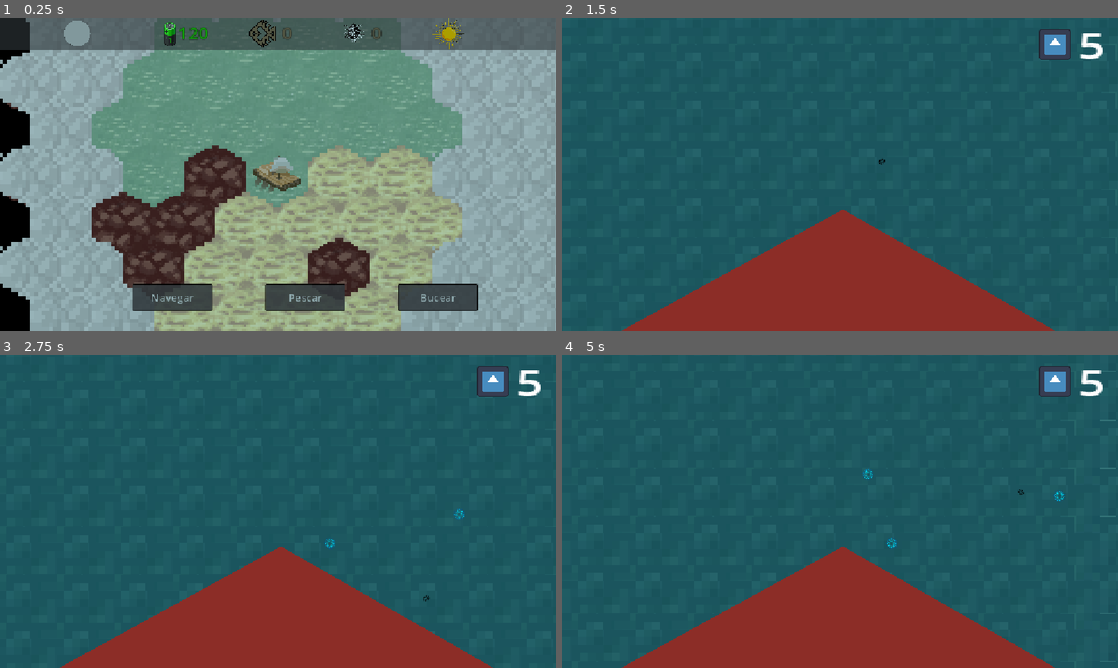
Above: before the commit, frames 1-4 (two rows, left to right).
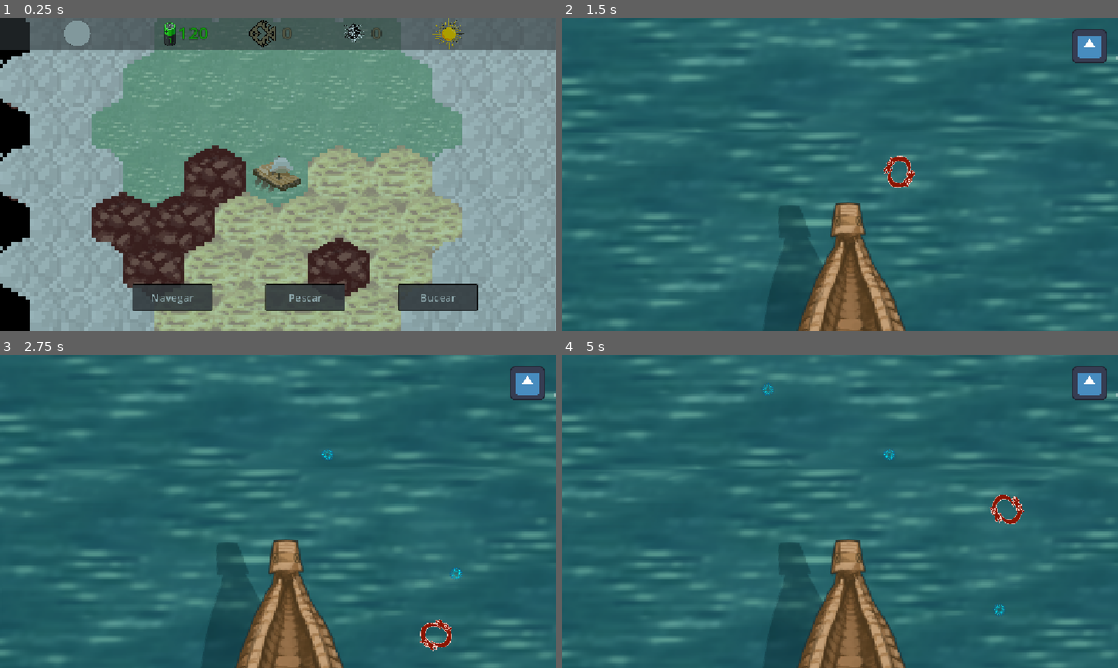
Above: after the commit, the same moments.

Repository: dabantoibarguen/Mullu-PGJ2026
Game: Godot game, scene res://navegacion/navegacion.tscn
Two runs of this game, one before a commit and one after it. Both use one fixed random seed, a clock stepped at 60 frames per second and the inputs below. The engine's default icon, where the game draws it, is replaced by a stand-in: a white triangle on a blue panel in a dark square.
Inputs (mouse positions are in pixels of both pictures, inside the frame that each line leads up to):
- Up to frame 1 (0.25 s): no input
- Up to frame 2 (1.5 s): click "Pescar" at 0.5 s; tap Enter at 1.25 s; move the mouse to (962, 158) at 1.27 s; hold Right (ui_right) from 1.28 s (still down); tap P at 1.35 s
- Up to frame 3 (2.75 s): tap Space at 1.52, 1.82, 2.27, 2.3, 2.57 s; tap Q at 1.55, 2.1 s; move the mouse to (166, 527) at 2.02 s; release Right (ui_right) at 2.03 s; hold Down (ui_down) from 2.03 s (still down)
- Up to frame 4 (5 s): move the mouse to (895, 442) at 2.77 s; release Down (ui_down) at 2.78 s; hold Right (ui_right) 2.78-3.53 s; tap Space at 2.85, 3.77, 4.07, 4.52, 4.55, 4.82 s; tap P at 3.05, 3.6 s; move the mouse to (812, 574) at 3.52 s; hold Up (ui_up) 3.53-4.28 s; tap Q at 3.8, 4.35 s; move the mouse to (1006, 558) at 4.27 s; hold Left (ui_left) from 4.28 s (still down)

The runs differ from the first frame. In frame 1, 0.9% of the frame differs, in the area x 17-66%, y 10-59%; in frame 2, 28%; in frame 3, 28%; in frame 4, 29%, in the area x 0-100%, y 0-100%.
Error after the commit: Trying to return a value of type "Nil" from a function whose return type is "String". (res://navegacion/navegar.gd:174)

Commit message:
Updates visuales

Diff:
--- a/buceo/hand.gd
+++ b/buceo/hand.gd
@@ -76,7 +76,7 @@
 func end_game(victory):
 	await get_tree().create_timer(1).timeout
 	get_parent().remove_child(helper)
-	origin_scene.end_snip()
+	origin_scene.end_snip(victory)
 	# Add way to end the sub mini game with a unique node name
 
 func _physics_process(delta: float) -> void:
@@ -118,7 +118,7 @@
 			update_segment()
 		else:
 			indicator.position = Vector2.ZERO
-			indicator.scale = Vector2(0.14, 0.14)
+			indicator.scale = Vector2(0.7, 0.7)
 			integrity = 0
 			end_game(true)
 
--- a/buceo/snip_game.tscn
+++ b/buceo/snip_game.tscn
@@ -4,6 +4,7 @@
 [ext_resource type="Script" uid="uid://cvibh4betkyej" path="res://buceo/snip_snap.gd" id="1_ikwup"]
 [ext_resource type="Texture2D" uid="uid://c0wtqy5ilbj1r" path="res://buceo/assets/hand.webp" id="1_yfp2p"]
 [ext_resource type="Texture2D" uid="uid://bfhjpn5mjqlbx" path="res://buceo/assets/spondylus.png" id="3_qpcpt"]
+[ext_resource type="Texture2D" uid="uid://i5sba231ejdd" path="res://buceo/assets/spondulus princeps.png" id="5_hmh62"]
 
 [sub_resource type="StyleBoxFlat" id="StyleBoxFlat_ikwup"]
 bg_color = Color(0.6, 0.6, 0.6, 0.5647059)
@@ -57,10 +58,10 @@
 texture_filter = 1
 texture_repeat = 1
 clip_contents = true
-offset_left = 22.010866
-offset_top = -28.12416
-offset_right = 54.230865
-offset_bottom = -10.124161
+offset_left = 27.733692
+offset_top = -28.759735
+offset_right = 59.953693
+offset_bottom = -10.759735
 scale = Vector2(0.6796846, 0.4444546)
 theme_override_constants/outline_size = 2
 theme_override_styles/background = SubResource("StyleBoxFlat_ikwup")
@@ -70,9 +71,16 @@
 show_percentage = false
 metadata/_edit_use_anchors_ = true
 
-[node name="Indicator" type="Sprite2D" parent="." unique_id=2138667259]
-unique_name_in_owner = true
+[node name="OldIndicator" type="Sprite2D" parent="." unique_id=2138667259]
+visible = false
 modulate = Color(1, 0.68235296, 0, 1)
 z_index = 2
 scale = Vector2(0.0058054193, 0.008896611)
 texture = ExtResource("3_qpcpt")
+
+[node name="Indicator" type="Sprite2D" parent="." unique_id=1205760124]
+unique_name_in_owner = true
+z_index = 1
+position = Vector2(-3.815217, -0.15889287)
+scale = Vector2(0.03555569, 0.03555569)
+texture = ExtResource("5_hmh62")
--- a/buceo/spondylus.tscn
+++ b/buceo/spondylus.tscn
@@ -1,11 +1,11 @@
 [gd_scene format=3 uid="uid://ckkgyi1as6icc"]
 
 [ext_resource type="Script" uid="uid://cekpbct6btphv" path="res://buceo/spawndylus.gd" id="1_rpf8c"]
-[ext_resource type="Texture2D" uid="uid://bfhjpn5mjqlbx" path="res://buceo/assets/spondylus.png" id="2_rpf8c"]
+[ext_resource type="Texture2D" uid="uid://i5sba231ejdd" path="res://buceo/assets/spondulus princeps.png" id="2_rpf8c"]
 
 [sub_resource type="StyleBoxTexture" id="StyleBoxTexture_yu2jx"]
 texture = ExtResource("2_rpf8c")
-modulate_color = Color(1, 1, 1, 0.5882353)
+modulate_color = Color(1, 1, 1, 0.42352942)
 
 [sub_resource type="StyleBoxTexture" id="StyleBoxTexture_yoojv"]
 texture = ExtResource("2_rpf8c")
@@ -22,11 +22,11 @@
 
 [node name="Foto" type="Button" parent="." unique_id=729998961]
 light_mask = 2
-offset_left = -12.000001
-offset_top = -13.000001
-offset_right = 20.0
-offset_bottom = 19.0
-scale = Vector2(0.76530766, 0.76530766)
+offset_left = -21.0
+offset_top = -24.0
+offset_right = 11.0
+offset_bottom = 8.0
+scale = Vector2(1.3292944, 1.3292944)
 theme_override_styles/normal = SubResource("StyleBoxTexture_yu2jx")
 theme_override_styles/pressed = SubResource("StyleBoxTexture_yoojv")
 theme_override_styles/hover = SubResource("StyleBoxTexture_rpf8c")
--- a/ciudad/ciudad.tscn
+++ b/ciudad/ciudad.tscn
@@ -40,9 +40,9 @@
 scale = Vector2(28.92023, 16.395468)
 
 [node name="Templo" type="Button" parent="." unique_id=1257668782]
-offset_left = 526.0
+offset_left = 353.0
 offset_top = 50.0
-offset_right = 534.0
+offset_right = 361.0
 offset_bottom = 58.0
 scale = Vector2(25.050564, 21.263422)
 theme_override_styles/normal = SubResource("StyleBoxTexture_r20d7")
@@ -50,21 +50,21 @@
 theme_override_styles/hover = SubResource("StyleBoxTexture_gmgtk")
 
 [node name="Abuelo" type="Button" parent="." unique_id=1207870595]
-offset_left = 981.0
-offset_top = 395.0
-offset_right = 989.0
-offset_bottom = 403.0
+offset_left = 984.99994
+offset_top = 362.0
+offset_right = 992.99994
+offset_bottom = 370.0
 scale = Vector2(25.050564, 21.263422)
 theme_override_styles/normal = SubResource("StyleBoxTexture_nlynv")
 theme_override_styles/pressed = SubResource("StyleBoxTexture_1ll8c")
 theme_override_styles/hover = SubResource("StyleBoxTexture_f5k2l")
 
-[node name="Agua" type="Button" parent="." unique_id=947527740]
-offset_left = 3.0
-offset_top = 1.0
-offset_right = 11.0
-offset_bottom = 9.0
-scale = Vector2(29.068201, 81.727234)
+[node name="Tienda" type="Button" parent="." unique_id=1477450725]
+offset_left = 818.0
+offset_top = 80.0
+offset_right = 826.0
+offset_bottom = 88.0
+scale = Vector2(25.050564, 21.263422)
 theme_override_styles/normal = SubResource("StyleBoxTexture_nlynv")
 theme_override_styles/pressed = SubResource("StyleBoxTexture_1ll8c")
 theme_override_styles/hover = SubResource("StyleBoxTexture_f5k2l")
@@ -102,5 +102,5 @@
 [connection signal="pressed" from="Templo" to="." method="_on_templo_pressed"]
 [connection signal="mouse_entered" from="Abuelo" to="." method="_on_abuelo_mouse_entered"]
 [connection signal="pressed" from="Abuelo" to="." method="_on_abuelo_pressed"]
-[connection signal="mouse_entered" from="Agua" to="." method="_on_agua_mouse_entered"]
-[connection signal="pressed" from="Agua" to="." method="_on_agua_pressed"]
+[connection signal="mouse_entered" from="Tienda" to="." method="_on_abuelo_mouse_entered"]
+[connection signal="pressed" from="Tienda" to="." method="_on_abuelo_pressed"]
--- a/global.gd
+++ b/global.gd
@@ -4,7 +4,7 @@
 	# "nombre": [[profundidad(es)], [temperatura(s)], tamaño min, tamaño max,
 	#             dificultad, [hora, marea (opcional), capturado?]
 	"anchoveta": [["Mar bajo", "Mar Aeropuerto"], ["Frio"], 12, 20,
-					1, ["Mañana"], false],
+					0, ["Mañana"], false],
 
 	"tiburón toyo": [["Mar medio", "Mar Profundo"], ["Frio"], 60, 120,
 					4, ["Noche"], false], # Crear Madrugada?
@@ -12,10 +12,10 @@
 	"mantarraya": [["Mar bajo"], ["Temperada", "Caliente"], 100, 220,
 					5, ["Mediodía"], false],
 
-	"chita": [["Mar bajo"], ["Frio", "Temperada"], 20, 40,
+	"chita": [["Mar bajo"], ["Frio", "Temperado"], 20, 40,
 					3, ["Mañana"], false],
 
-	"pez diablo": [["Mar medio"], ["Temperada"], 12, 27,
+	"pez diablo": [["Mar medio"], ["Temperado"], 12, 27,
 					4, ["Tarde"], false],
 
 	"cangrejo": [["Mar bajo"], ["Frio", "Temperado"], 6, 10,
--- a/navegacion/control-navegacion.gd
+++ b/navegacion/control-navegacion.gd
@@ -9,7 +9,7 @@
 var pescado = 0
 var mullu = 0
 
-var temperatura = 0
+var temperatura = "Frio" # Mantener actualizado
 var hora = "Mañana"
 var profundidad # Sacar esto del tile del barco
 
@@ -60,8 +60,20 @@
 
 func menu_psc():
 	# Calcular que tipo de pescado basado en: tile atlas (profundidad), hora, temp, y modificadores
+	profundidad = main.get_profundidad()
+	var fish = randomize_fish()
 	main.pescar()
 
 func menu_bco():
 	# Calcular que tipo de mullu basado en: tile atlas (profundidad), hora, temp, roca in neighbors?
+	profundidad = main.get_profundidad()
+	var mullu = randomize_mullu()
 	main.bucear()
+
+
+# ------ randomizing functions for pesca/buceo -------
+func randomize_fish() -> String:
+	return ""
+
+func randomize_mullu() -> String:
+	return ""
--- a/navegacion/nav_menu.gd
+++ b/navegacion/nav_menu.gd
@@ -21,7 +21,9 @@
 	get_tree().current_scene.menu_bco()
 
 func time_change(time):
-	print(time)
+	print(time) # PENDING
+
+
 
 func update_energy(energy):
 	energyText.text = str(energy)
--- a/navegacion/navegar.gd
+++ b/navegacion/navegar.gd
@@ -112,7 +112,7 @@
 		if ev.keycode == KEY_SPACE:
 			navegar()
 			var navigationButton = navMenu.navBtn
-			navigationButton.button_pressed = !navigationButton.button_pressed
+			navigationButton.button_pressed = !(navigationButton.button_pressed)
 		elif ev.keycode == KEY_P:
 			pescar()
 			var pescaButton = navMenu.pescaBtn
@@ -154,6 +154,7 @@
 	unhovered_cell = hovered_cell
 
 func pescar():
+	#var fish = randomize_fish()
 	nav.energy -= 3
 	#var profundidad = valid_tiles.get(get_cell_atlas_coords(boat.cur_coords))
 	var pesca = pesca_game.instantiate()
@@ -162,11 +163,15 @@
 	nav.add_sibling(pesca)
 
 func bucear():
+	#var mullu = randomize_mullu()
 	nav.energy -= 3
 	var buceo = buceo_game.instantiate()
 	pause_nav()
 	buceo.connect("resultado_buceo", add_mullu)
 	nav.add_sibling(buceo)
+
+func get_profundidad() -> String:
+	return valid_tiles.get(get_cell_atlas_coords(local_to_map(boat.cur_coords)))
 
 
 func _physics_process(_delta: float) -> void:
--- a/navegacion/particulas_buceo.tscn
+++ /dev/null
@@ -1,30 +0,0 @@
-[gd_scene format=3 uid="uid://buro62i3k40bi"]
-
-[sub_resource type="Gradient" id="Gradient_htx7q"]
-offsets = PackedFloat32Array(0, 0.21226415, 0.4292453, 0.5801887, 0.6509434)
-colors = PackedColorArray(1.2032687e-07, 0.17124984, 0.3805374, 1, 0, 0.18039216, 0.4, 0.8392157, 0, 0.14117648, 0.3254902, 0.972549, 0, 0.1882353, 0.33333334, 0.40392157, 2.4065375e-07, 0.28005928, 0.477516, 0)
-
-[sub_resource type="GradientTexture2D" id="GradientTexture2D_bpdgr"]
-gradient = SubResource("Gradient_htx7q")
-fill = 1
-fill_from = Vector2(0.47058824, 0.46764705)
-fill_to = Vector2(0.1882353, 0.22352941)
-
-[node name="CPUParticles2D" type="CPUParticles2D" unique_id=219017948]
-position = Vector2(0, -6)
-scale = Vector2(0.5, 0.5)
-amount = 1
-texture = SubResource("GradientTexture2D_bpdgr")
-lifetime = 0.3
-speed_scale = 0.1
-direction = Vector2(0, 0)
-spread = 180.0
-gravity = Vector2(200, 200)
-initial_velocity_min = 150.0
-initial_velocity_max = 200.0
-angular_velocity_min = 20.0
-angular_velocity_max = 100.0
-orbit_velocity_min = 5.0
-orbit_velocity_max = 20.0
-linear_accel_min = 1.0
-linear_accel_max = 2.0
--- a/navegacion/particulas_pesca.tscn
+++ /dev/null
@@ -1,27 +0,0 @@
-[gd_scene format=3 uid="uid://5jsd2ucnehxu"]
-
-[sub_resource type="Gradient" id="Gradient_htx7q"]
-offsets = PackedFloat32Array(0, 0.28301886, 0.6084906, 0.7735849)
-colors = PackedColorArray(9.866804e-07, 0.37133002, 0.37315482, 0, 0.09803922, 0.22745098, 0.62352943, 0.5764706, 0, 0.19215687, 0.33333334, 0.6509804, 0, 0.19215687, 0.33333334, 0)
-
-[sub_resource type="GradientTexture2D" id="GradientTexture2D_bpdgr"]
-gradient = SubResource("Gradient_htx7q")
-fill = 1
-fill_from = Vector2(0.55588233, 0.5058824)
-fill_to = Vector2(0.62058824, 0.59705883)
-
-[node name="CPUParticles2D" type="CPUParticles2D" unique_id=219017948]
-texture = SubResource("GradientTexture2D_bpdgr")
-lifetime = 0.09999999999999999
-speed_scale = 0.1
-randomness = 0.1
-lifetime_randomness = 0.05
-direction = Vector2(0, 0)
-spread = 180.0
-gravity = Vector2(150, 150)
-initial_velocity_min = 50.0
-initial_velocity_max = 100.0
-angular_velocity_min = 100.0
-angular_velocity_max = 360.0
-damping_max = 100.0
-angle_max = 5.0
--- a/pesca/anzuelo.gd
+++ b/pesca/anzuelo.gd
@@ -5,13 +5,15 @@
 
 var oldpos = global_position
 
-var speed = 400
+var speed = 350
 
 func _ready() -> void:
 	pass
 
 func _physics_process(delta: float) -> void:
 	var direction := Input.get_vector("ui_left", "ui_right", "ui_up", "ui_down")
+	# Rotate the sprite smoothly every frame
+	rotate(deg_to_rad(-67 * delta))
 
 	velocity = direction * speed * delta
 
--- a/pesca/indicadores_pesca.gd
+++ b/pesca/indicadores_pesca.gd
@@ -7,7 +7,7 @@
 var entered = false
 
 func _ready() -> void:
-	catch.wait_time = 1
+	catch.wait_time = 0.8
 	anim.play("Spin")
 	timer.wait_time = 2.5
 	timer.start()
--- a/pesca/overlay/barra_pesca.gd
+++ b/pesca/overlay/barra_pesca.gd
@@ -12,6 +12,7 @@
 var highest_point = position.y
 var grav = 0.3
 var green_time = 1
+var game_time = 17
 
 var score = 0
 
@@ -32,7 +33,7 @@
 func start_fishing(origin):
 	controlPesca = origin
 	score = 0
-	gameTimer.wait_time = 17
+	gameTimer.wait_time = game_time
 	gameTimer.start()
 	green.position = green_starting
 	timer.start()
@@ -57,7 +58,7 @@
 func move_green():
 	var rand_targ = randf_range(highest_point, lowest_point-green_h)
 	var target = min(green.position.y - rand_targ, size.y/2)
-	var time = 17*green_time
+	var time = game_time*green_time
 	for i in range(time):
 		green.position.y -= (target)/(time)
 		await get_tree().create_timer(0.08).timeout
--- a/pesca/overlay/barra_pesca.tscn
+++ b/pesca/overlay/barra_pesca.tscn
@@ -30,7 +30,7 @@
 layout_mode = 0
 offset_top = 18.0
 offset_right = 10.0
-offset_bottom = 28.0
+offset_bottom = 26.0
 color = Color(0.09320182, 0.5281222, 0, 1)
 
 [node name="Pescando" type="Timer" parent="BarraPesca" unique_id=1453420726]
--- a/pesca/pesca_main.gd
+++ b/pesca/pesca_main.gd
@@ -7,6 +7,7 @@
 @onready var blur = $AaronBlur
 @onready var juegoPesca = $AaronBlur/JuegoPesca
 @onready var durLabel = $Durabilidad
+@onready var fish_line = %Line
 
 signal resultado_pesca(pescado)
 
@@ -33,14 +34,32 @@
 	timer.start()
 	triangulate_fish_area()
 
+func update_fishing_line(p_start: Vector2, p_end: Vector2, sag_amount: float = 50.0):
+	var curve = Curve2D.new()
+	p_end = fish_line.to_local(p_end)
 
-func go_fish(origin):
-	caught_indicator = origin
-	anzuelo.speed = 0
+	var mid_point = (p_start + p_end) / 2.0
+	mid_point.y -= sag_amount
+
+	curve.add_point(p_start)
+	curve.add_point(mid_point)
+	curve.add_point(p_end)
+
+	curve.bake_interval = 15
+	var baked_points = curve.get_baked_points()
+	for point in baked_points:
+		fish_line.add_point(point)
+		await get_tree().create_timer(0.01).timeout
 	blur.visible = true
 	juegoPesca.start(self)
 
+func go_fish(origin):
+	update_fishing_line(Vector2(560, 650), origin.global_position)
+	caught_indicator = origin
+	anzuelo.speed = 0
+
 func end_fishing(score = 0):
+	fish_line.clear_points()
 	print("Puntaje: " + str(score))
 	if score < 6:
 		durabilidad -= 2
--- a/pesca/pesca_main.tscn
+++ b/pesca/pesca_main.tscn
@@ -1,53 +1,22 @@
 [gd_scene format=3 uid="uid://lgdeu1xt3vf"]
 
-[ext_resource type="Texture2D" uid="uid://dullg25naqpyb" path="res://navegacion/assets/hex 1.png" id="1_00iqw"]
 [ext_resource type="Script" uid="uid://bxxkjmfcd08lo" path="res://pesca/pesca_main.gd" id="1_8yp11"]
-[ext_resource type="Texture2D" uid="uid://c84fje55h6q2d" path="res://pesca/assets/whirlpool.png" id="3_l87ni"]
+[ext_resource type="Texture2D" uid="uid://b5r530p35p2q4" path="res://pesca/assets/cursosr.png" id="3_gafaf"]
 [ext_resource type="Script" uid="uid://dlpt6ajx836u" path="res://pesca/anzuelo.gd" id="3_u3kmj"]
 [ext_resource type="Shader" uid="uid://de3ceajghuhl0" path="res://pesca/overlay/blur.gdshader" id="5_u3kmj"]
 [ext_resource type="PackedScene" uid="uid://m6rpj2c13upr" path="res://pesca/overlay/barra_pesca.tscn" id="6_2t0r3"]
 [ext_resource type="Texture2D" uid="uid://b5qyg8qdrnl67" path="res://icon.svg" id="7_2jept"]
 [ext_resource type="Texture2D" uid="uid://6uygg8miyu7p" path="res://pesca/assets/mantarraya epica.png" id="7_hwaou"]
+[ext_resource type="Texture2D" uid="uid://cwyxi73ristwj" path="res://pesca/assets/fondo 1.png" id="8_gafaf"]
+[ext_resource type="Texture2D" uid="uid://cgyftrsj8s526" path="res://pesca/assets/fondo 2.png" id="9_3qcc4"]
 
 [sub_resource type="CircleShape2D" id="CircleShape2D_u3kmj"]
-
-[sub_resource type="AtlasTexture" id="AtlasTexture_8hl5a"]
-atlas = ExtResource("3_l87ni")
-region = Rect2(0, 217, 31, 31)
-
-[sub_resource type="AtlasTexture" id="AtlasTexture_u3kmj"]
-atlas = ExtResource("3_l87ni")
-region = Rect2(93, 186, 31, 31)
-
-[sub_resource type="AtlasTexture" id="AtlasTexture_2t0r3"]
-atlas = ExtResource("3_l87ni")
-region = Rect2(31, 186, 31, 31)
-
-[sub_resource type="AtlasTexture" id="AtlasTexture_2jept"]
-atlas = ExtResource("3_l87ni")
-region = Rect2(124, 155, 31, 31)
-
-[sub_resource type="AtlasTexture" id="AtlasTexture_hwaou"]
-atlas = ExtResource("3_l87ni")
-region = Rect2(62, 155, 31, 31)
 
 [sub_resource type="SpriteFrames" id="SpriteFrames_8yp11"]
 animations = [{
 "frames": [{
 "duration": 1.0,
-"texture": SubResource("AtlasTexture_8hl5a")
-}, {
-"duration": 1.0,
-"texture": SubResource("AtlasTexture_u3kmj")
-}, {
-"duration": 1.0,
-"texture": SubResource("AtlasTexture_2t0r3")
-}, {
-"duration": 1.0,
-"texture": SubResource("AtlasTexture_2jept")
-}, {
-"duration": 1.0,
-"texture": SubResource("AtlasTexture_hwaou")
+"texture": ExtResource("3_gafaf")
 }],
 "loop": 1,
 "name": &"new_animation",
@@ -58,40 +27,26 @@
 shader = ExtResource("5_u3kmj")
 shader_parameter/blur_amount = 2.0
 
+[sub_resource type="SpriteFrames" id="SpriteFrames_f5k2l"]
+animations = [{
+"frames": [{
+"duration": 2.5,
+"texture": ExtResource("8_gafaf")
+}, {
+"duration": 2.0,
+"texture": ExtResource("9_3qcc4")
+}],
+"loop": 1,
+"name": &"default",
+"speed": 5.0
+}]
+
 [node name="PescaMain" type="CanvasLayer" unique_id=1004852662]
 process_mode = 3
 layer = 3
+scale = Vector2(1.07, 1.07)
+transform = Transform2D(1.07, 0, 0, 1.07, 0, 0)
 script = ExtResource("1_8yp11")
-
-[node name="Parallax2D" type="Parallax2D" parent="." unique_id=635142950]
-texture_filter = 1
-scroll_offset = Vector2(826, 241)
-repeat_size = Vector2(120, 100)
-autoscroll = Vector2(10, 80)
-repeat_times = 10
-ignore_camera_scroll = true
-screen_offset = Vector2(500, 500)
-
-[node name="Sprite2D" type="Sprite2D" parent="Parallax2D" unique_id=2136259103]
-position = Vector2(157, 102)
-scale = Vector2(16.625, 16.375)
-texture = ExtResource("1_00iqw")
-hframes = 4
-vframes = 5
-frame = 3
-
-[node name="Boat" type="Area2D" parent="." unique_id=158720126]
-position = Vector2(583.00006, 321)
-scale = Vector2(19.007551, 10.6202)
-
-[node name="ColorRect" type="ColorRect" parent="Boat" unique_id=1603903824]
-offset_left = -24.148298
-offset_top = 30.696222
-offset_right = 22.6752
-offset_bottom = 52.823868
-rotation = 0.7959592
-scale = Vector2(0.7824488, -1.5247557)
-color = Color(0.5493864, 0.17546314, 0.15340152, 1)
 
 [node name="Anzuelo" type="CharacterBody2D" parent="." unique_id=1365197455]
 unique_name_in_owner = true
@@ -104,11 +59,10 @@
 script = ExtResource("3_u3kmj")
 
 [node name="CollisionShape2D" type="CollisionShape2D" parent="Anzuelo" unique_id=1661852939]
-scale = Vector2(1.0315962, 0.51907533)
+scale = Vector2(3.1333573, 1.9671433)
 shape = SubResource("CircleShape2D_u3kmj")
 
 [node name="AnimatedSprite2D" type="AnimatedSprite2D" parent="Anzuelo" unique_id=584224302]
-modulate = Color(0, 0, 0, 1)
 position = Vector2(1.1920932e-07, 2.3841858e-07)
 rotation = -2.6546457
 scale = Vector2(0.7923895, 0.7867294)
@@ -122,7 +76,7 @@
 position = Vector2(19, 623)
 scale = Vector2(500, 500)
 color = Color(1, 0, 1, 0)
-polygon = PackedVector2Array(0, 0, 0, -1.2, 1.876, -1.194, 1.8720001, -1.026, 2.244, -1.0300001, 2.25, 0, 2.05, 0, 1.7260001, -0.23000002, 1.128, -0.53800005, 0.568, -0.272, 0.2, 0)
+polygon = PackedVector2Array(0.02181308, -0.09459829, 0.02181308, -1.1712338, 1.8760188, -1.1712338, 1.8760188, -1.0067478, 2.1900373, -1.0067478, 2.1900373, -0.09459829, 1.3676075, -0.09459829, 1.2180748, -0.5880562, 0.93396264, -0.5880562, 0.8143365, -0.09459829)
 
 [node name="Spawn" type="Timer" parent="." unique_id=1916346328]
 
@@ -158,9 +112,6 @@
 scale = Vector2(0.71297246, 0.7863665)
 texture = ExtResource("7_hwaou")
 
-[node name="CamaraPesca" type="Camera2D" parent="." unique_id=2036240315]
-position = Vector2(576, 324)
-
 [node name="Durabilidad" type="Label" parent="." unique_id=352204426]
 z_index = 3
 offset_left = 1069.0
@@ -180,4 +131,20 @@
 scale = Vector2(0.52372324, 0.50757456)
 texture = ExtResource("7_2jept")
 
+[node name="Boat" type="AnimatedSprite2D" parent="." unique_id=711046447]
+position = Vector2(570.5233, 316.19046)
+sprite_frames = SubResource("SpriteFrames_f5k2l")
+autoplay = "default"
+frame_progress = 0.40772977
+
+[node name="CamaraPesca" type="Camera2D" parent="." unique_id=336498485]
+position = Vector2(577, 326)
+
+[node name="Line" type="Line2D" parent="." unique_id=1945595167]
+unique_name_in_owner = true
+position = Vector2(-43.95697, 0)
+scale = Vector2(1.0820093, 1)
+width = 6.0
+default_color = Color(0.92941177, 0.6627451, 0.39607844, 1)
+
 [connection signal="timeout" from="Spawn" to="." method="_on_spawn_timeout"]
Binary file added: buceo/assets/spondulus calcifer.png
Not shown, added: buceo/assets/spondulus calcifer.png.import
Binary file added: buceo/assets/spondulus princeps.png
Not shown, added: buceo/assets/spondulus princeps.png.import
Binary file added: pesca/assets/cursosr.png
Not shown, added: pesca/assets/cursosr.png.import
Binary file added: pesca/assets/fondo 1.png
Not shown, added: pesca/assets/fondo 1.png.import
Binary file added: pesca/assets/fondo 2.png
Not shown, added: pesca/assets/fondo 2.png.import
